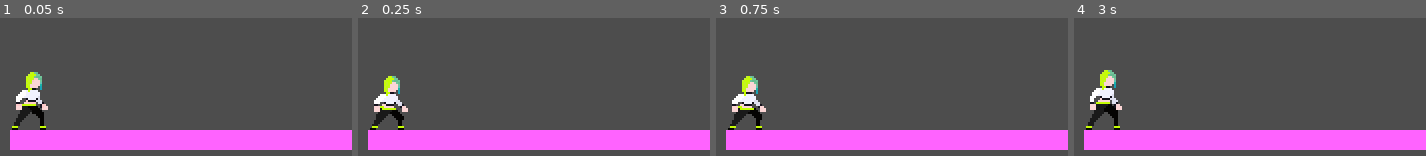
Above: before the commit, frames 1-4 (left to right).
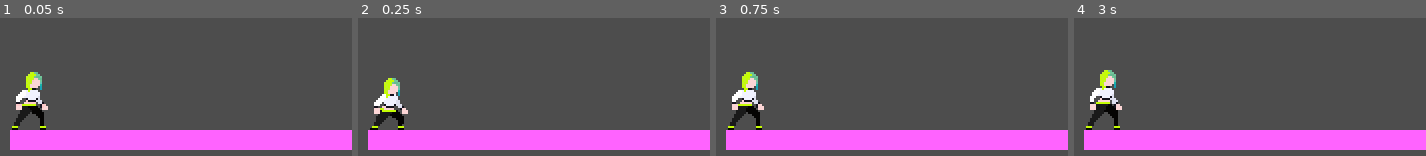
Above: after the commit, the same moments.

Repository: maker-lukas/terra
Game: Godot game, scene res://schenes/world.tscn
The game is run twice, just before and just after one commit, with the same random seed, the same clock (stepped at 60 frames per second) and the same inputs. Sound files missing from this copy of the repository are replaced by a short silence.
Inputs (mouse positions are in pixels of both pictures, inside the frame that each line leads up to):
- Up to frame 1 (0.05 s): no input
- Up to frame 2 (0.25 s): no input
- Up to frame 3 (0.75 s): tap Enter at 0.5 s; move the mouse to (888, 80) at 0.52 s; hold Right from 0.53 s (still down); tap Alt at 0.6 s; click (888, 80) at 0.67 s
- Up to frame 4 (3 s): tap Space (Jump) at 0.77, 1.52 s; move the mouse to (outside the picture) at 1.27 s; tap Shift at 1.35, 2.85 s; move the mouse to (1169, 19) at 2.02 s; release Right at 2.03 s; hold Left 2.03-2.78 s; tap Alt at 2.1 s; move the mouse to (outside the picture) at 2.77 s; hold Right from 2.78 s (still down); click (outside the picture) at 2.92 s

Frame 1 is identical in both runs. In frame 2, 0.9% of the frame differs, in the area x 3-15%, y 42-82%; in frame 3, 1.2%, in the area x 3-15%, y 39-80%; in frame 4, less than 0.1%.

Commit message:
small changes

Diff:
--- a/player_test.tscn
+++ b/player_test.tscn
@@ -8,6 +8,18 @@
 [sub_resource type="RectangleShape2D" id="RectangleShape2D_psp7o"]
 size = Vector2(10, 26)
 
+[sub_resource type="AtlasTexture" id="AtlasTexture_ubtck"]
+atlas = ExtResource("3_wln50")
+region = Rect2(144, 0, 48, 48)
+
+[sub_resource type="AtlasTexture" id="AtlasTexture_7c8uf"]
+atlas = ExtResource("3_wln50")
+region = Rect2(192, 0, 48, 48)
+
+[sub_resource type="AtlasTexture" id="AtlasTexture_cno25"]
+atlas = ExtResource("3_wln50")
+region = Rect2(240, 0, 48, 48)
+
 [sub_resource type="AtlasTexture" id="AtlasTexture_4x0g2"]
 atlas = ExtResource("3_psp7o")
 region = Rect2(0, 0, 48, 48)
@@ -106,10 +118,19 @@
 
 [sub_resource type="SpriteFrames" id="SpriteFrames_poog2"]
 animations = [{
-"frames": [],
+"frames": [{
+"duration": 1.0,
+"texture": SubResource("AtlasTexture_ubtck")
+}, {
+"duration": 1.0,
+"texture": SubResource("AtlasTexture_7c8uf")
+}, {
+"duration": 1.0,
+"texture": SubResource("AtlasTexture_cno25")
+}],
 "loop": 1,
 "name": &"Fall",
-"speed": 5.0
+"speed": 12.0
 }, {
 "frames": [{
 "duration": 1.0,
@@ -144,7 +165,7 @@
 }],
 "loop": 1,
 "name": &"Idle",
-"speed": 7.0
+"speed": 8.0
 }, {
 "frames": [{
 "duration": 1.0,
@@ -210,10 +231,9 @@
 
 [node name="AnimatedSprite2D" type="AnimatedSprite2D" parent="." unique_id=909458821]
 sprite_frames = SubResource("SpriteFrames_poog2")
-animation = &"Run"
+animation = &"Idle"
 autoplay = "Idle"
-frame = 3
-frame_progress = 0.42875737
+frame_progress = 0.016460355
 
 [node name="Camera2D" type="Camera2D" parent="." unique_id=1322484511]
 
